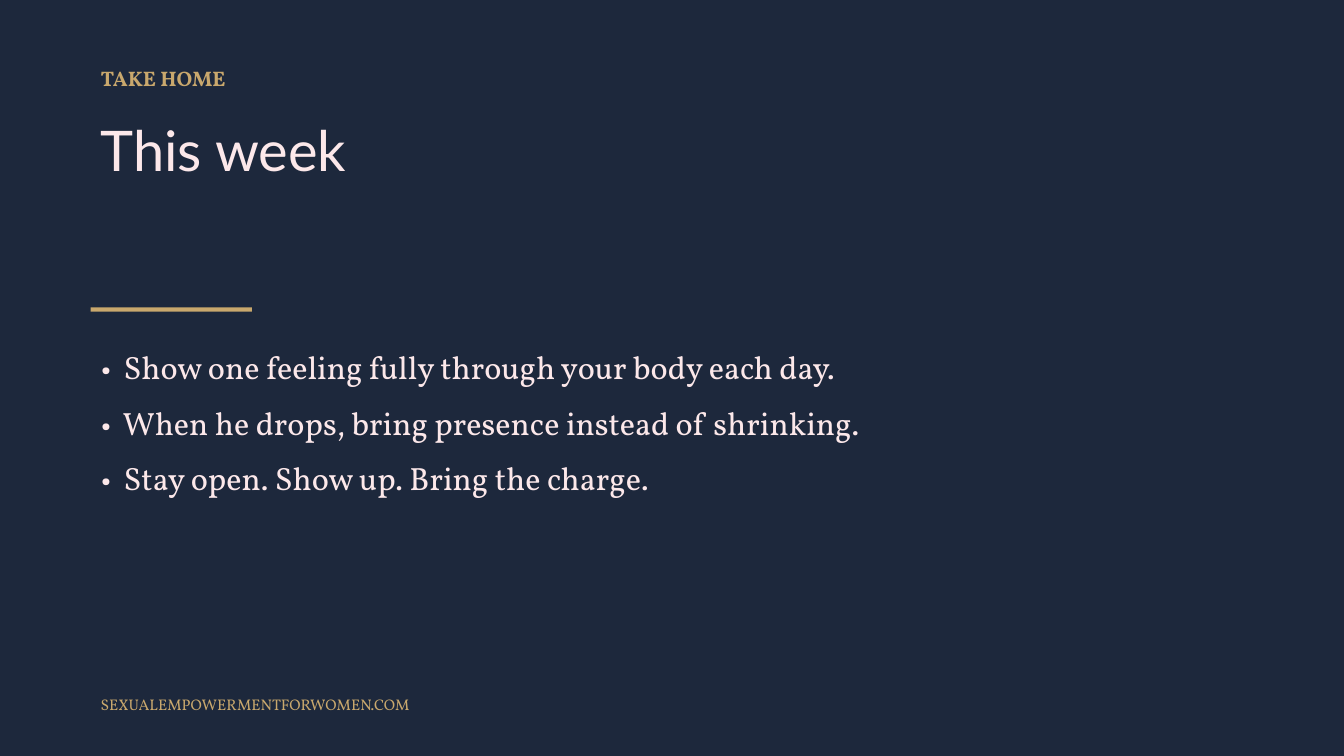
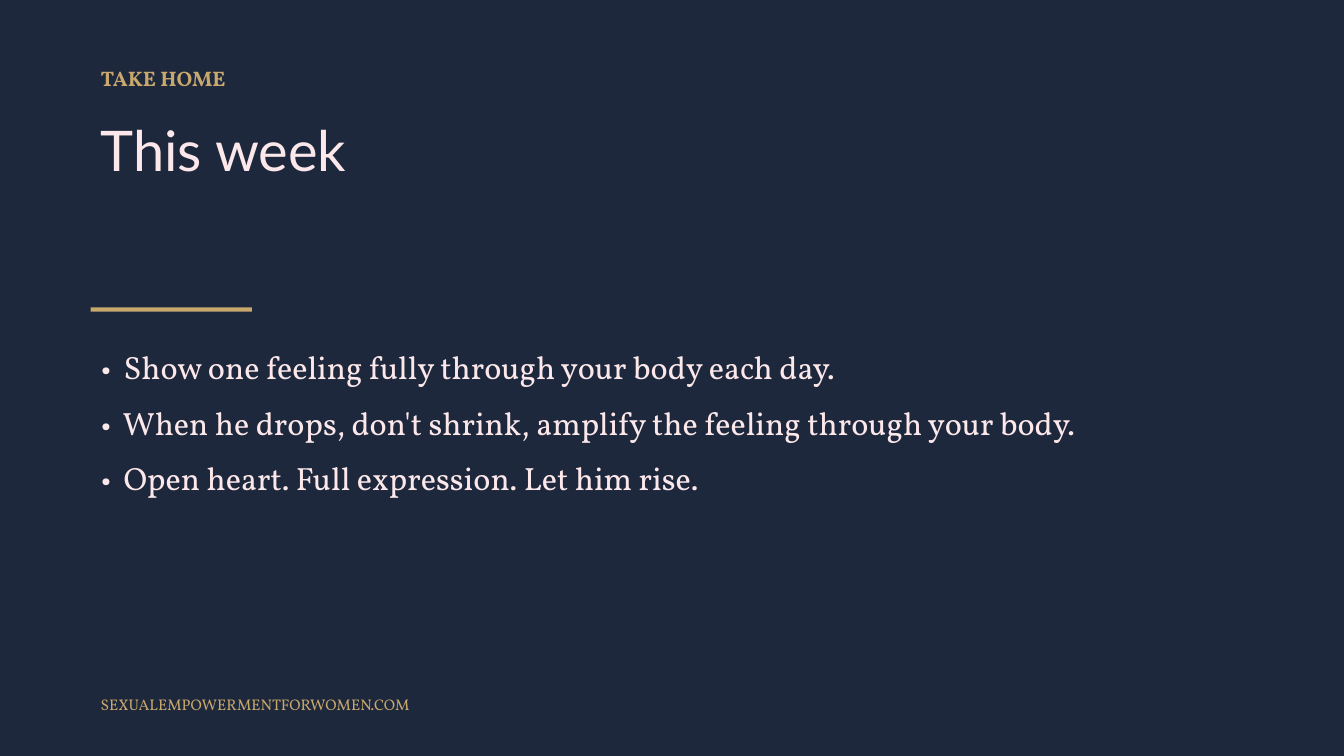
Before and after one commit to tarisha-starr/GitHub-folder, a slide deck: slide 25 of content/sessions/slides/Polarity-and-Attraction.pptx (slide 24 before the commit). Drawn at 1344x756 pixels with LibreOffice and Linux fonts; fonts in the diff are those of the drawing. Boxes give left, top, right and bottom in pixels: in the first picture for what was removed or moved away, otherwise in the second. Text is boxed around its words. In the diff, an @@ line names an element or a change of style, - is before the commit and + after.

```diff
--- a/content/sessions/slides/Polarity-and-Attraction.pptx
+++ b/content/sessions/slides/Polarity-and-Attraction.pptx
@@ text at <box>123,412,1075,498</box>: text changed @@
-• When he drops, bring presence instead of shrinking.
-• Stay open. Show up. Bring the charge.
+• When he drops, don't shrink, amplify the feeling through your body.
+• Open heart. Full expression. Let him rise.
```
Also in this commit, not shown: 5 other slides changed, 2 slides added, 1 slide removed, 1 other file.
